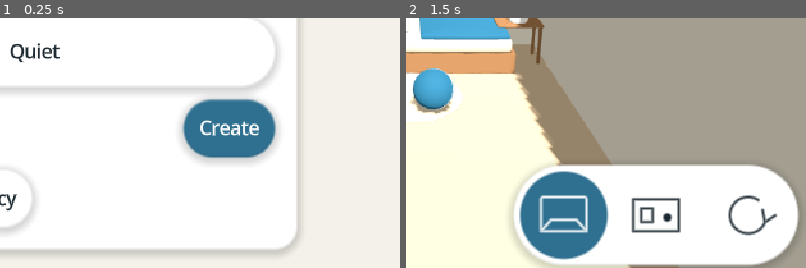
Above: before the commit, frames 1-2 (left to right).
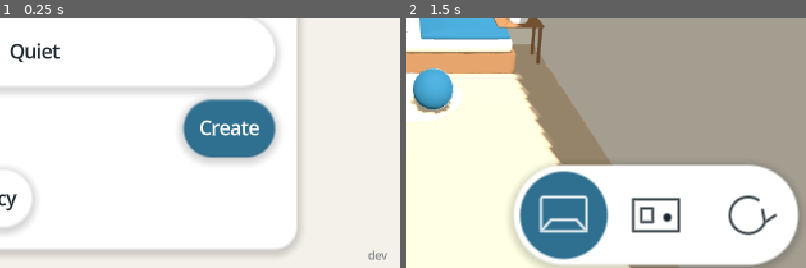
Above: after the commit, the same moments.

Repository: crashtestbrandt/alex
Game: Godot game, scene res://scenes/main.tscn
The game is run twice, just before and just after one commit, with the same random seed, the same clock (stepped at 60 frames per second) and the same inputs.
Inputs (mouse positions are % of the whole screen's width and height, from its top left):
- Up to frame 1 (0.25 s): no input
- Up to frame 2 (1.5 s): click (50, 24) at 0.52 s; type "Alex" at 0.6 s; click "Create" at 1.25 s
The pictures show only the part of the screen within x 50-100%, y 49-99%; the shares and areas given below are measured in that part.

The runs differ from the first frame. In frame 1, 0.1% of the frame differs, in the area x 92-97%, y 92-97%; in frame 2, nothing differs.

Commit message:
feat(ui) stamp the release and build number in a corner of the profile picker
- BuildStamp reads alex/build/label and alex/build/number: "0.1.2 (34)", a candidate's "0.1.2-rc.1 (34)", or
  "dev" from the editor. A unit suite covers the format.
- tools/export.sh stamps both for the length of every export, from ALEX_LABEL, the whole tag, and the commit
  count. A file stamped twice now still restores to its original.
- The stamp is small and faded in the picker's bottom-right corner, inside the safe area, and takes no input.
- The pack probe checks every export carries a build number.

Co-Authored-By: Claude Opus 5.5 <noreply@anthropic.com>
Claude-Session: https://claude.ai/code/session_01HHhmAU2yKBneE91aWFPc4v

Diff:
--- a/project.godot
+++ b/project.godot
@@ -3,6 +3,13 @@
 ; under it silently never applies.
 
 config_version=5
+
+[alex]
+
+; The release label and build number the profile picker shows (BuildStamp). tools/export.sh stamps both for the
+; length of an export; a run from the editor shows "dev".
+build/label="dev"
+build/number=0
 
 [application]
 
--- a/scenes/ui/profile_picker.tscn
+++ b/scenes/ui/profile_picker.tscn
@@ -183,3 +183,22 @@
 script = ExtResource("hold")
 shape = 1
 text = "Hold to read the privacy policy"
+
+[node name="BuildStamp" type="Label" parent="."]
+unique_name_in_owner = true
+anchors_preset = 3
+anchor_left = 1.0
+anchor_top = 1.0
+anchor_right = 1.0
+anchor_bottom = 1.0
+offset_left = -320.0
+offset_top = -36.0
+offset_right = -16.0
+offset_bottom = -12.0
+grow_horizontal = 0
+grow_vertical = 0
+mouse_filter = 2
+theme_type_variation = &"StampLabel"
+text = "dev"
+horizontal_alignment = 2
+vertical_alignment = 2
--- a/scripts/style/style.gd
+++ b/scripts/style/style.gd
@@ -10,6 +10,7 @@
 const _BASE_LABEL_FONT: int = 22
 const _BASE_TITLE_FONT: int = 32
 const _BASE_SECTION_FONT: int = 27
+const _BASE_STAMP_FONT: int = 14
 
 var current: StylePreset = StylePreset.new()
 
@@ -47,6 +48,10 @@
 	theme.set_font_size("font_size", "ItemList", font_px(_BASE_LABEL_FONT))
 	theme.set_type_variation(&"TitleLabel", &"Label")
 	theme.set_font_size("font_size", "TitleLabel", font_px(_BASE_TITLE_FONT))
+	# The build stamp in a corner of the profile picker: small, and faded toward the page.
+	theme.set_type_variation(&"StampLabel", &"Label")
+	theme.set_font_size("font_size", "StampLabel", font_px(_BASE_STAMP_FONT))
+	theme.set_color("font_color", "StampLabel", preset.text.lerp(preset.background, 0.45))
 	theme.set_type_variation(&"SectionLabel", &"Label")
 	theme.set_font_size("font_size", "SectionLabel", font_px(_BASE_SECTION_FONT))
 	for state: String in ["normal", "hover", "pressed", "focus", "disabled"]:
--- /dev/null
+++ b/scripts/ui/build_stamp.gd
@@ -0,0 +1,24 @@
+class_name BuildStamp
+## The release and build a copy of Alex is, as the profile picker shows it in a corner: "0.1.2 (34)", a
+## candidate's "0.1.2-rc.1 (34)", a local export's "dev (34)", or "dev" from the editor.
+##
+## tools/export.sh stamps `alex/build/label` and `alex/build/number` into project.godot for the length of an
+## export (docs/releases.md).
+
+const LABEL_SETTING: String = "alex/build/label"
+const NUMBER_SETTING: String = "alex/build/number"
+
+## The stamp for this copy.
+static func current() -> String:
+	var label: String = ProjectSettings.get_setting(LABEL_SETTING, "dev")
+	var number: int = ProjectSettings.get_setting(NUMBER_SETTING, 0)
+	return text(label, number)
+
+## A label and a build number as one stamp. A number of zero means no build, and the label stands alone.
+static func text(label: String, number: int) -> String:
+	var shown: String = label.strip_edges()
+	if shown.is_empty():
+		shown = "dev"
+	if number <= 0:
+		return shown
+	return "%s (%d)" % [shown, number]
--- a/scripts/ui/profile_picker.gd
+++ b/scripts/ui/profile_picker.gd
@@ -34,6 +34,7 @@
 @onready var _scene_rows: VBoxContainer = %SceneRows
 @onready var _privacy_button: HoldButton = %PrivacyButton
 @onready var _policy: VBoxContainer = %Policy
+@onready var _build_stamp: Label = %BuildStamp
 
 var _starters: Array[Starter] = []
 var _style_ids: PackedStringArray = PackedStringArray()
@@ -47,6 +48,7 @@
 	_new_button.pressed.connect(_on_new_profile)
 	_delete_button.held.connect(_on_delete_held)
 	_privacy_button.held.connect(_on_privacy_held)
+	_build_stamp.text = BuildStamp.current()
 	_name_edit.text_submitted.connect(_on_name_submitted)
 	_fill_starters()
 	_fill_styles()
--- /dev/null
+++ b/tests/unit/build_stamp_test.gd
@@ -0,0 +1,19 @@
+extends UnitTest
+## [BuildStamp]: a release, a candidate and a local export read as label and build number; an editor run reads
+## "dev"; an empty label falls back to "dev".
+
+func test_a_release_shows_label_and_build() -> void:
+	assert_eq(BuildStamp.text("0.1.2", 34), "0.1.2 (34)", "release")
+	assert_eq(BuildStamp.text("0.1.2-rc.1", 34), "0.1.2-rc.1 (34)", "candidate")
+	assert_eq(BuildStamp.text("dev", 34), "dev (34)", "local export")
+
+func test_no_build_shows_the_label_alone() -> void:
+	assert_eq(BuildStamp.text("dev", 0), "dev", "an editor run")
+	assert_eq(BuildStamp.text("0.1.2", -1), "0.1.2", "a negative number is no build")
+
+func test_an_empty_label_is_dev() -> void:
+	assert_eq(BuildStamp.text("", 0), "dev", "nothing stamped")
+	assert_eq(BuildStamp.text("  ", 12), "dev (12)", "blank")
+
+func test_this_run_reads_the_project_settings() -> void:
+	assert_eq(BuildStamp.current(), "dev", "project.godot holds dev and 0 outside an export")
--- a/tools/instr/pack_probe.gd
+++ b/tools/instr/pack_probe.gd
@@ -24,6 +24,10 @@
 	for style_id: String in styles:
 		_check(ResourceLoader.exists("%s/%s.tres" % [StylePreset.DIR, style_id]), "style %s loads" % style_id)
 
+	var stamp: String = BuildStamp.current()
+	print("  build stamp: %s" % stamp)
+	_check(stamp != "dev", "the export stamped a build number")
+
 	var policy: PackedStringArray = PolicyText.load_blocks()
 	print("  privacy policy: %d blocks" % policy.size())
 	_check(not policy.is_empty(), "the privacy policy reads")
Not shown, added: scripts/ui/build_stamp.gd.uid
Not shown, added: tests/unit/build_stamp_test.gd.uid
Not shown, changed: docs/releases.md
Not shown, changed: docs/ui.md
Not shown, changed: tools/export.sh
